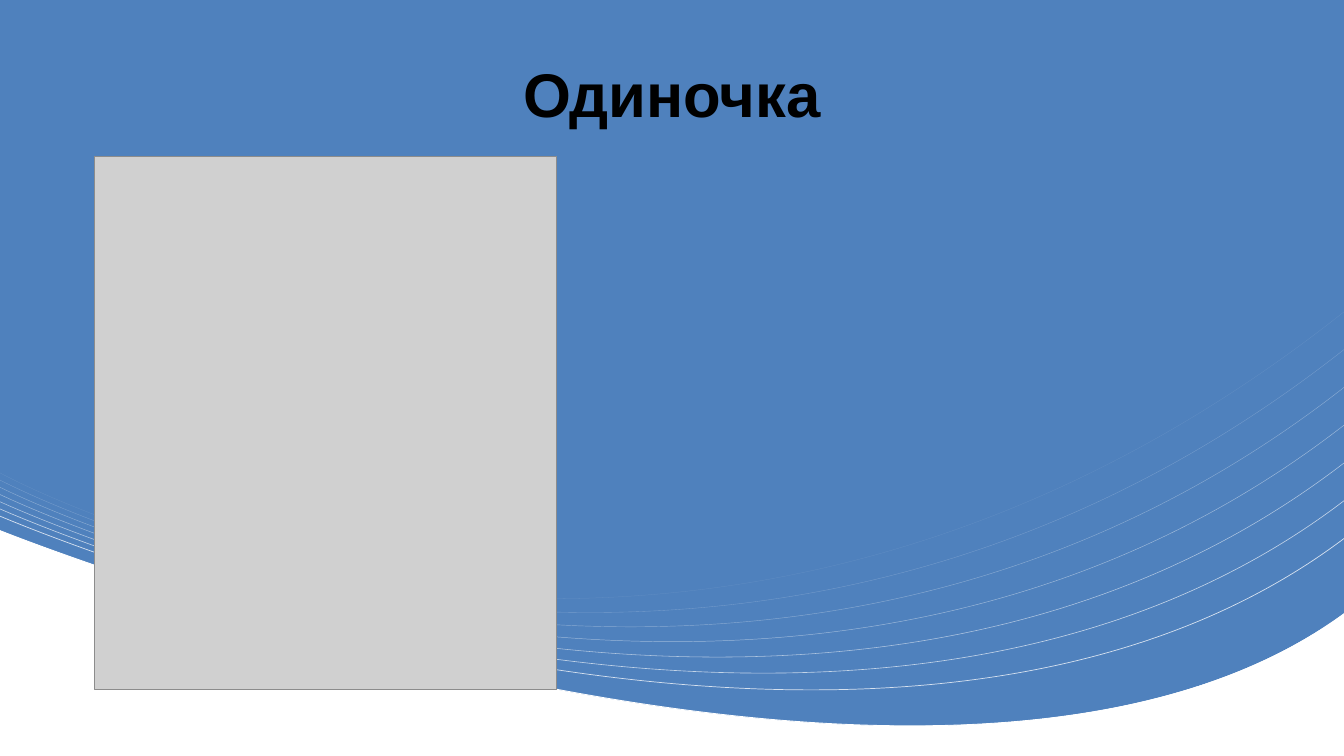
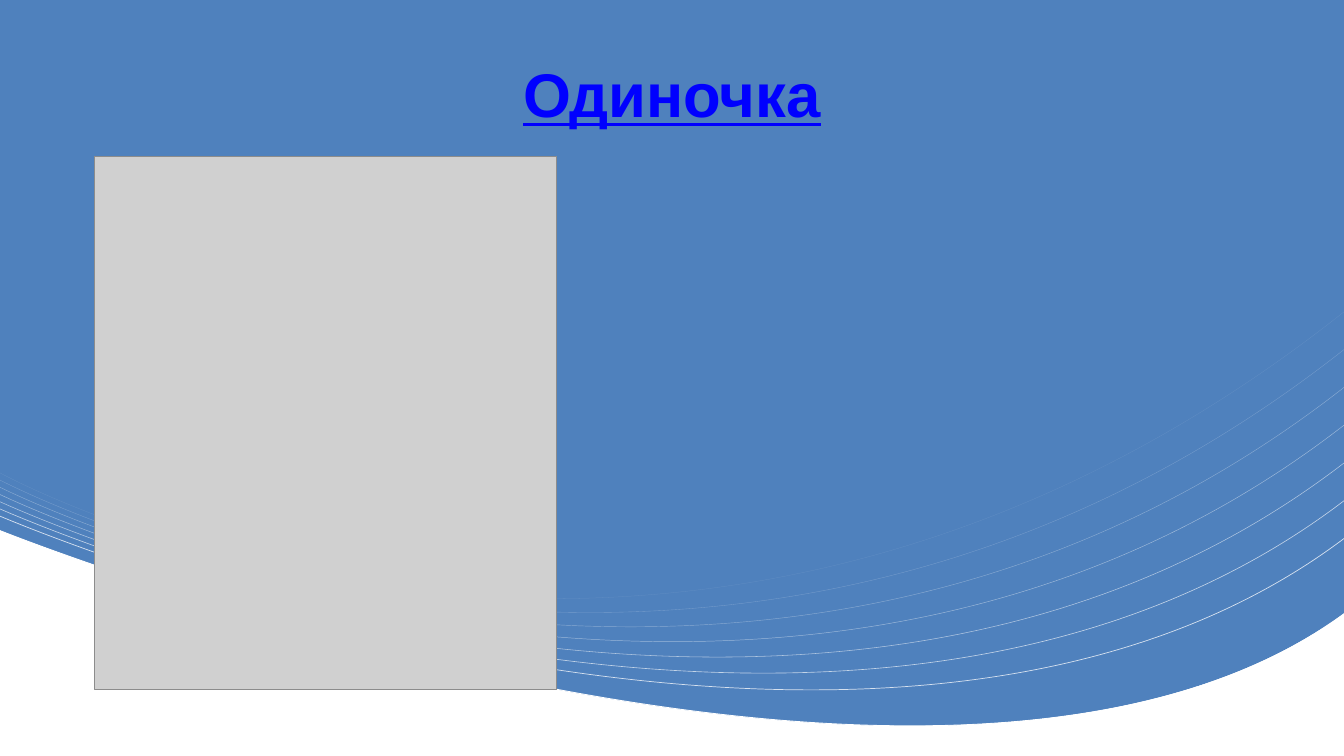
Before and after one commit to taran507/example_pattern, a slide deck: slide 6 of Презентация.pptx. Drawn at 1344x756 pixels with LibreOffice and Linux fonts; fonts in the diff are those of the drawing; grey boxes stand for pictures. Boxes give left, top, right and bottom in pixels: in the first picture for what was removed or moved away, otherwise in the second. Text is boxed around its words. In the diff, an @@ line names an element or a change of style, - is before the commit and + after.

```diff
--- a/Презентация.pptx
+++ b/Презентация.pptx
@@ title "Одиночка" at (x1=523, y1=74, x2=820, y2=129): text colour #000000 to #0000FF, underline on @@
```
Also in this commit, not shown: 6 other slides changed, 1 other file.
